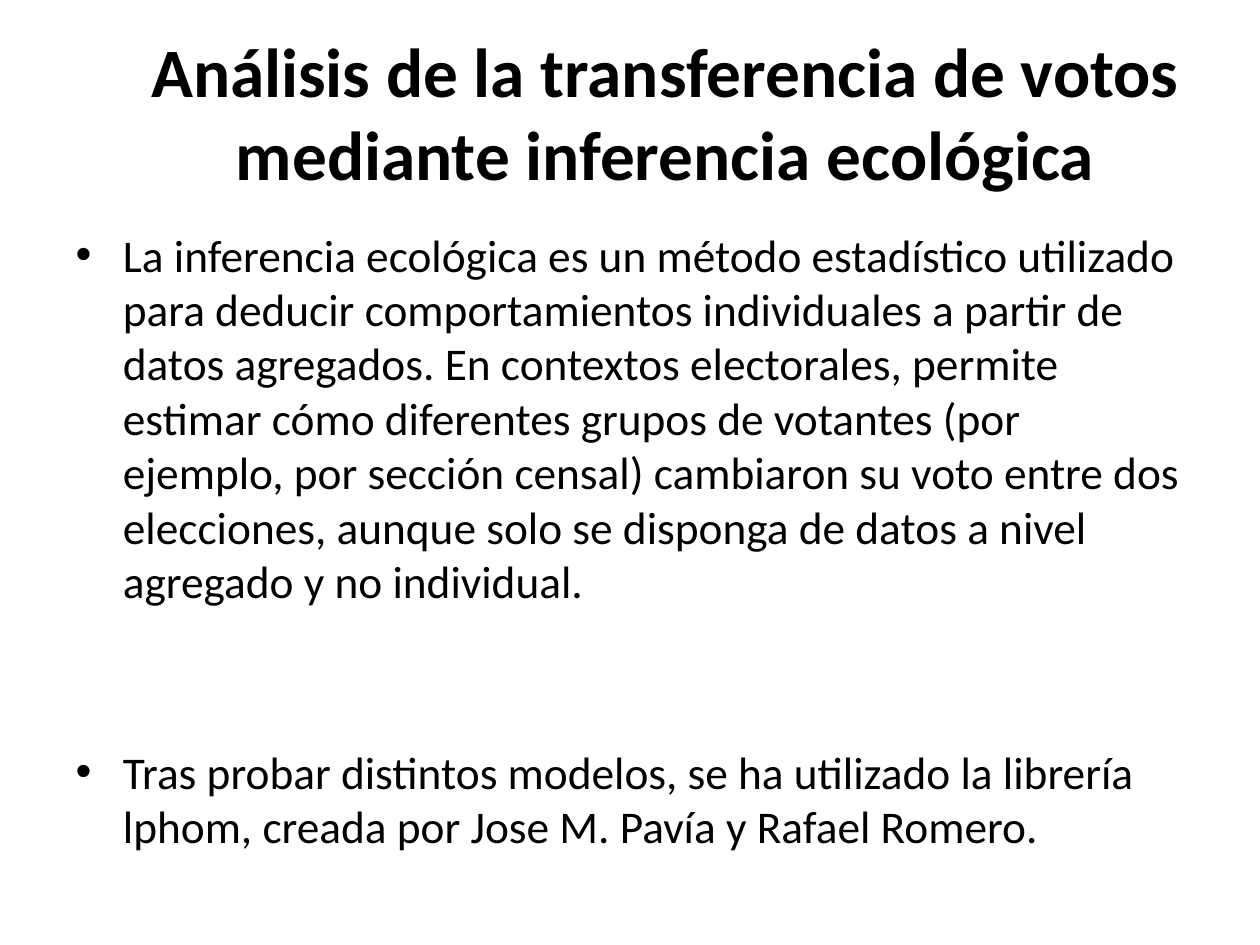
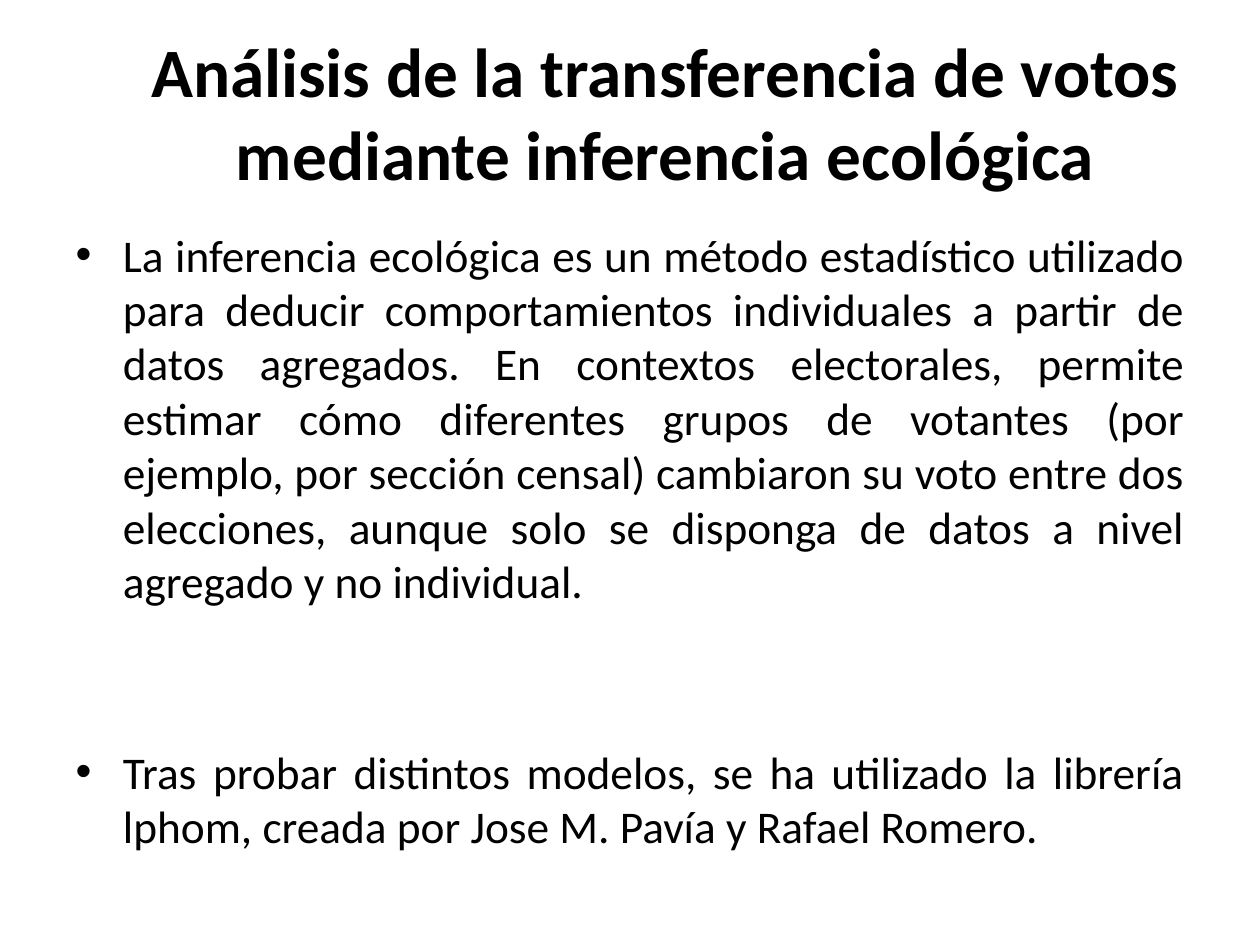
Before and after one commit to awfuentes76/Proyecto_final, a slide deck: slide 16 of Presentacion.pptx (slide 14 before the commit). Drawn at 1260x945 pixels with LibreOffice and Linux fonts; fonts in the diff are those of the drawing; background and template pictures are left out. Boxes give left, top, right and bottom in pixels: in the first picture for what was removed or moved away, otherwise in the second. Text is boxed around its words. In the diff, an @@ line names an element or a change of style, - is before the commit and + after.

```diff
--- a/Presentacion.pptx
+++ b/Presentacion.pptx
@@ text "La inferencia ecológica es un ..." at [123, 240, 1184, 851]: alignment left to justified @@
```
Also in this commit, not shown: 13 other slides changed, 2 slides added, 1 other file.
